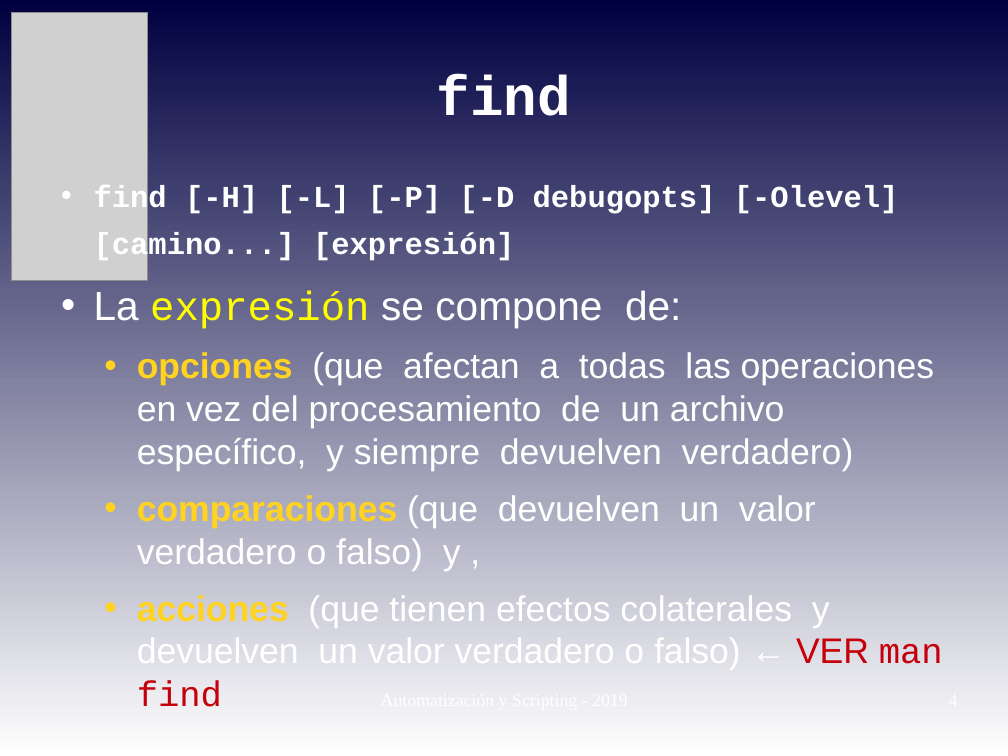
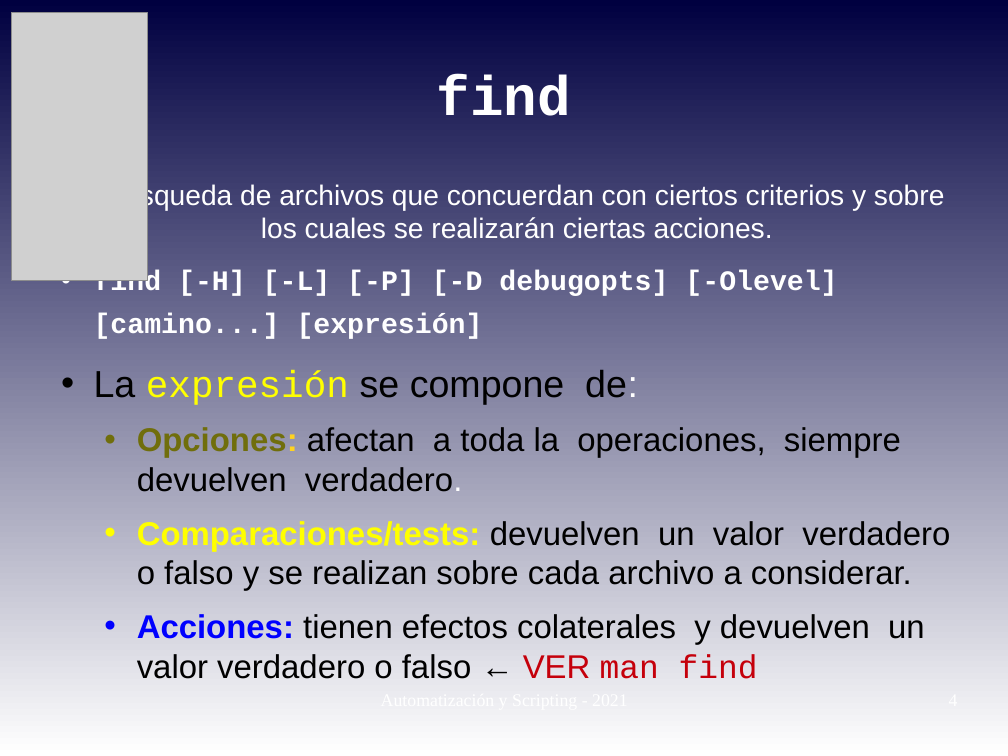
Before and after one commit to niniadcobre/-AutoyScripting, a slide deck: slide 4 of clases/AYS_clase08.odp. Drawn at 1008x756 pixels with LibreOffice and Linux fonts; fonts in the diff are those of the drawing; grey boxes stand for pictures. Boxes give left, top, right and bottom in pixels: in the first picture for what was removed or moved away, otherwise in the second. Text is boxed around its words. In the diff, an @@ line names an element or a change of style, - is before the commit and + after.

```diff
--- a/clases/AYS_clase08.odp
+++ b/clases/AYS_clase08.odp
@@ text at (106,183,944,239): paragraph added @@
+Búsqueda de archivos que concuerdan con ciertos criterios y sobre los cuales se realizarán ciertas acciones.
@@ text at (94,270,837,405): size 24 to 22.2 pt in "find [-H] [-L] [-P] [-D debugopts] [-Olevel] ..."; size 32 to 29.6 pt in "La expresión se compone de:"; text colour #FFFFFF to #000000 in "La se compone de:" @@
@@ text at (137,427,950,679): text changed; size 28 to 25.9 pt; text colour #FFFFFF to #000000 @@
-  • opciones (que afectan a todas las operaciones en vez del procesamiento de un archivo específico, y siempre devuelven verdadero)
-  • comparaciones (que devuelven un valor verdadero o falso) y ,
-  • acciones (que tienen efectos colaterales y devuelven un valor verdadero o falso) ← VER man find
+  • Opciones: afectan a toda la operaciones, siempre devuelven verdadero.
+  • Comparaciones/tests: devuelven un valor verdadero o falso y se realizan sobre cada archivo a considerar.
+  • Acciones: tienen efectos colaterales y devuelven un valor verdadero o falso ← VER man find
```
Also in this commit, not shown: 9 other slides changed, 3 slides added, 2 slides removed, 1 other file.
